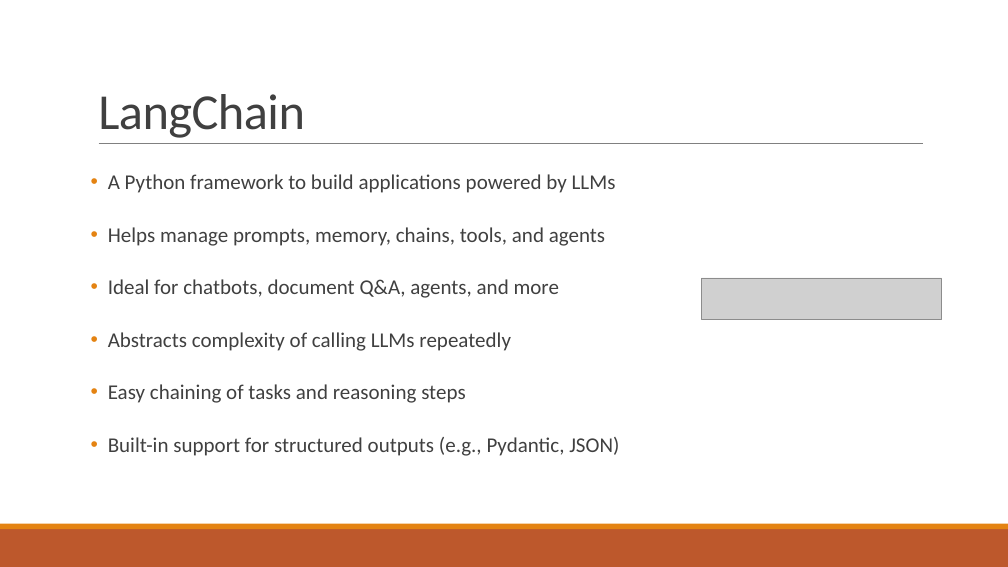
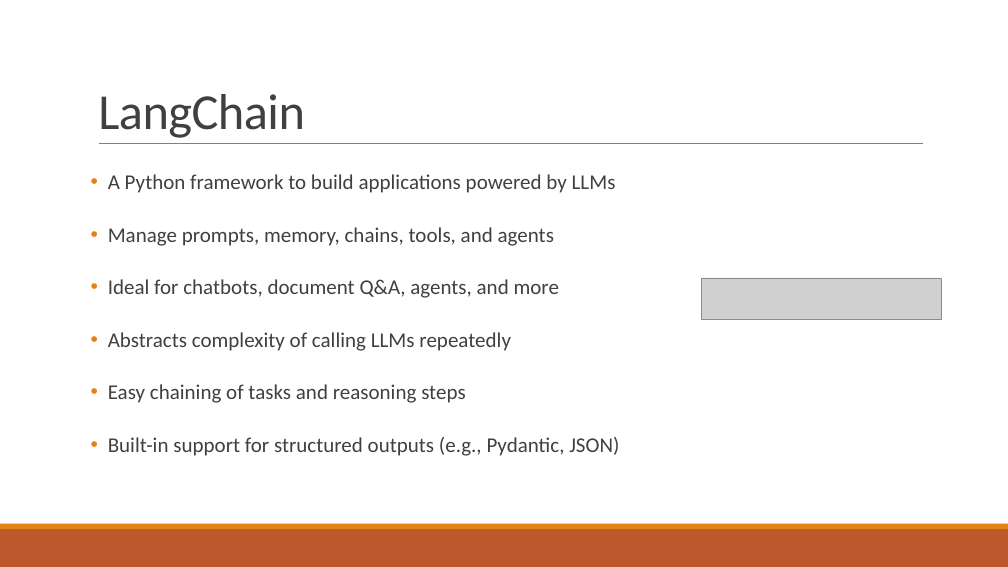
Before and after one commit to MihirRajeshPanchal/ml-mumbai, a slide deck: slide 4 of Building Intelligent Applications with LangChain and LLMs.pptx. Drawn at 1008x567 pixels with LibreOffice and Linux fonts; fonts in the diff are those of the drawing; grey boxes stand for pictures. Boxes give left, top, right and bottom in pixels: in the first picture for what was removed or moved away, otherwise in the second. Text is boxed around its words. In the diff, an @@ line names an element or a change of style, - is before the commit and + after.

```diff
--- a/Building Intelligent Applications with LangChain and LLMs.pptx
+++ b/Building Intelligent Applications with LangChain and LLMs.pptx
@@ text at (108,227,554,246): text changed @@
-• Helps manage prompts, memory, chains, tools, and agents
+• Manage prompts, memory, chains, tools, and agents
```
Also in this commit, not shown: 1 other slide changed.
